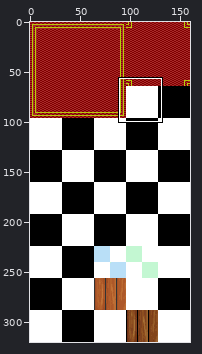
A sprite sheet gets an edit: tiles_map/img/indoor_terrain_set.png. The picture above shows the old version from afar; the outline marks the close-up.
Close-up. First the earlier version:
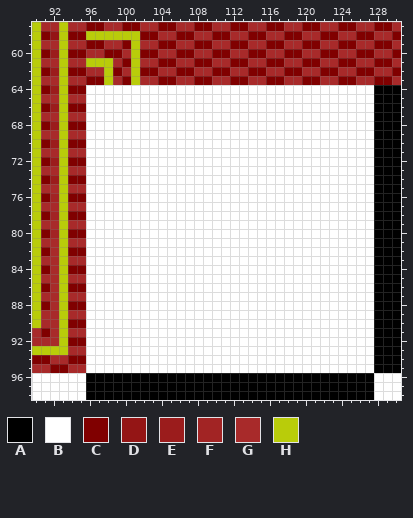
The file is 160x320 pixels. Colours within 5 levels of each other are drawn and written as one. Shown: x 90..130, y 57..98.
Palette (. is transparent): A #000000  B #ffffff  C #800000  D #941515  E #9b1c1c  F #a22424  G #a82a2a  H #b9cc0a
Pixels before, first column x 90:
57 HGGHGGCCGGCCGGCCGGCCGGCCGGCCGGCCGGCCGGCCG
58 HCDHCCHHHHHHCCGGCCGGCCGGCCGGCCGGCCGGCCGGC
59 HGGHGGCCGGCHGGCCGGCCGGCCGGCCGGCCGGCCGGCCG
60 HCEHCCGGCCGHCCGGCCGGCCGGCCGGCCGGCCGGCCGGC
61 HGGHGGHHHGCHGGCCGGCCGGCCGGCCGGCCGGCCGGCCG
62 HCEHCCGGHCGHCCGGCCGGCCGGCCGGCCGGCCGGCCGGC
63 HGGHGGCCHGCHGGCCGGCCGGCCGGCCGGCCGGCCGGCCG
64 HCEHCCBBBBBBBBBBBBBBBBBBBBBBBBBBBBBBBBAAA
65 HGGHGGBBBBBBBBBBBBBBBBBBBBBBBBBBBBBBBBAAA
66 HCEHCCBBBBBBBBBBBBBBBBBBBBBBBBBBBBBBBBAAA
67 HGGHGGBBBBBBBBBBBBBBBBBBBBBBBBBBBBBBBBAAA
68 HCEHCCBBBBBBBBBBBBBBBBBBBBBBBBBBBBBBBBAAA
69 HGGHGGBBBBBBBBBBBBBBBBBBBBBBBBBBBBBBBBAAA
70 HCEHCCBBBBBBBBBBBBBBBBBBBBBBBBBBBBBBBBAAA
71 HGGHGGBBBBBBBBBBBBBBBBBBBBBBBBBBBBBBBBAAA
72 HCEHCCBBBBBBBBBBBBBBBBBBBBBBBBBBBBBBBBAAA
73 HGGHGGBBBBBBBBBBBBBBBBBBBBBBBBBBBBBBBBAAA
74 HCEHCCBBBBBBBBBBBBBBBBBBBBBBBBBBBBBBBBAAA
75 HGGHGGBBBBBBBBBBBBBBBBBBBBBBBBBBBBBBBBAAA
76 HCFHCCBBBBBBBBBBBBBBBBBBBBBBBBBBBBBBBBAAA
77 HGGHGGBBBBBBBBBBBBBBBBBBBBBBBBBBBBBBBBAAA
78 HCFHCCBBBBBBBBBBBBBBBBBBBBBBBBBBBBBBBBAAA
79 HGGHGGBBBBBBBBBBBBBBBBBBBBBBBBBBBBBBBBAAA
80 HCFHCCBBBBBBBBBBBBBBBBBBBBBBBBBBBBBBBBAAA
81 HGGHGGBBBBBBBBBBBBBBBBBBBBBBBBBBBBBBBBAAA
82 HCGHCCBBBBBBBBBBBBBBBBBBBBBBBBBBBBBBBBAAA
83 HGGHGGBBBBBBBBBBBBBBBBBBBBBBBBBBBBBBBBAAA
84 HCGHCCBBBBBBBBBBBBBBBBBBBBBBBBBBBBBBBBAAA
85 HGGHGGBBBBBBBBBBBBBBBBBBBBBBBBBBBBBBBBAAA
86 HCGHCCBBBBBBBBBBBBBBBBBBBBBBBBBBBBBBBBAAA
87 HGGHGGBBBBBBBBBBBBBBBBBBBBBBBBBBBBBBBBAAA
88 HCGHCCBBBBBBBBBBBBBBBBBBBBBBBBBBBBBBBBAAA
89 HGGHGGBBBBBBBBBBBBBBBBBBBBBBBBBBBBBBBBAAA
90 HGGHCCBBBBBBBBBBBBBBBBBBBBBBBBBBBBBBBBAAA
91 GCGHGGBBBBBBBBBBBBBBBBBBBBBBBBBBBBBBBBAAA
92 GGGHCCBBBBBBBBBBBBBBBBBBBBBBBBBBBBBBBBAAA
93 HHHHGGBBBBBBBBBBBBBBBBBBBBBBBBBBBBBBBBAAA
94 CCGGCCBBBBBBBBBBBBBBBBBBBBBBBBBBBBBBBBAAA
95 GGCCGGBBBBBBBBBBBBBBBBBBBBBBBBBBBBBBBBAAA
96 BBBBBBAAAAAAAAAAAAAAAAAAAAAAAAAAAAAAAABBB
97 BBBBBBAAAAAAAAAAAAAAAAAAAAAAAAAAAAAAAABBB
98 BBBBBBAAAAAAAAAAAAAAAAAAAAAAAAAAAAAAAABBB
After the commit:
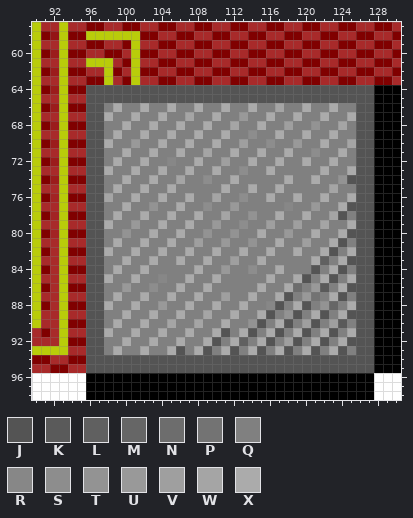
Colours new in this view: J #545454  K #5a5a5a  L #606060  M #666666  N #6d6d6d  P #737373  Q #808080  R #878787  S #8d8d8d  T #939393  U #999999  V #9f9f9f  W #a5a5a5  X #ababab
Difference:
Changed rows in their new state; - is an unchanged pixel.
first column x 96:
64 JJJJJJJJJJJJJJJJJJJJJJJJJJJJJJJJ
65 JJJJJJJJJJJJJJJJJJJJJJJJJJJJJJJJ
66 JJQXQQXQQXQQXQQXQQXQQWQQXQQXQQJJ
67 JJXQQXQQXQQWQQXQQUQQXQQXQQXQQXJJ
68 JJQQXQQXQQXQQXQQWQQXQQVQQTQQWQJJ
69 JJQXQQXQQXQQXQQXQQSQQXQQXQQXQQJJ
70 JJXQQUQQXQQXQQXQQVQQSQQUQQXQQWJJ
71 JJQQXQQXQQXQQWQQXQQXQQXQQSQQXQJJ
72 JJQXQQXQQRQQXQQVQQXQQXQQXQQXQQJJ
73 JJXQQXQQXQQXQQXQQSQQXQQQQQXQQXJJ
74 JJQQXQQXQQWQQSQQXQQQQQXQQXQQTJJJ
75 JJQXQQXQQXQQQQQXQQXQQXQQQQQWQQJJ
76 JJWQQXQQXQQXQQWQQSQQXQQXQQXQQXJJ
77 JJQQXQQTQQXQQSQQUQQQQQRQQUQQXJJJ
78 JJQXQQXQQXQQXQQWQQTQQXQQXQQWJQJJ
79 JJXQQUQQXQQXQQUQQSQQVQQVQQWQQXJJ
80 JJQQTQQXQQXQQTQQTQQXQQUQQXQQXJJJ
81 JJQXQQXQQXQQVQQUQQTQQXQQVQQXJQJJ
82 JJXQQXQQXQQXQQXQQXQQXQQXQQXJQXJJ
83 JJQQXQQXQQXQQXQQVQQXQQQQQXLQXJJJ
84 JJQXQQXQQQQQXQQUQQSQQXQQQJQXJQJJ
85 JJXQQXQQRQQXQQXQQQQQXQQXJQXJQXJJ
86 JJQQUQQSQQXQQXQQQQQXQQXNQUKQXJJJ
87 JJQXQQXQQXQQXQQVQQXQQXJQUPQXJQJJ
88 JJXQQXQQUQQXQQXQQXQQRJQXJQTMQXJJ
89 JJQQXQQXQQXQQWQQXQQXJQTJQXJQXJJJ
90 JJQXQQXQQWQQWQQXQQTJQXJQVJQVKQJJ
91 JJXQQXQQXQQXQQXJQXJQXJQXJQXJQXJJ
92 JJQQXQQXQQXQQXJQXLQXJQVJQXJQXJJJ
93 JJQXQQXQQXJQXJQXJQXJQXJQXJQXJQJJ
94 JJJJJJJJJJJJJJJJJJJJJJJJJJJJJJJJ
95 JJJJJJJJJJJJJJJJJJJJJJJJJJJJJJJJ
